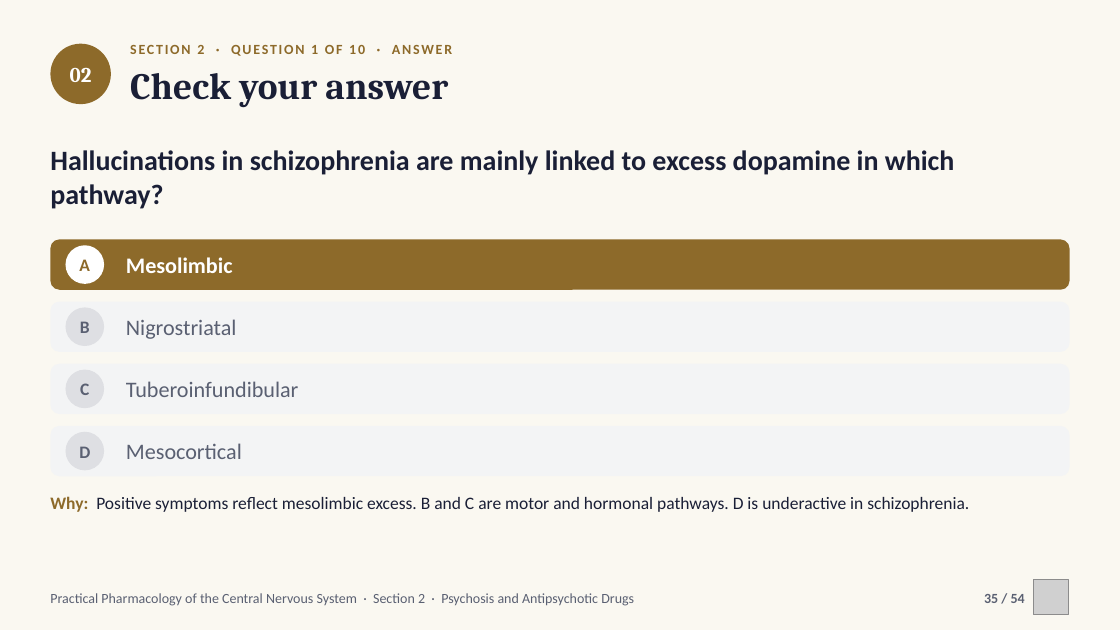
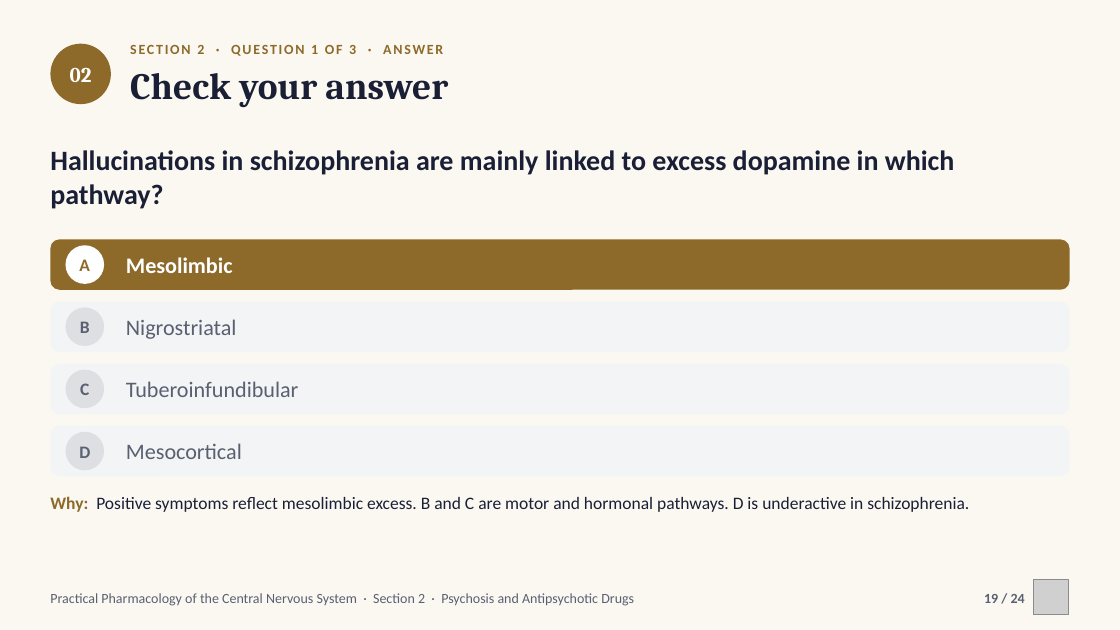
Before and after one commit to drrefaat18-ops/yasser, a slide deck: slide 19 of projects/cns-pharmacology-practical/slides/ch02-psychosis.pptx (slide 35 before the commit). Drawn at 1120x630 pixels with LibreOffice and Linux fonts; fonts in the diff are those of the drawing; grey boxes stand for pictures. Boxes give left, top, right and bottom in pixels: in the first picture for what was removed or moved away, otherwise in the second. Text is boxed around its words. In the diff, an @@ line names an element or a change of style, - is before the commit and + after.

```diff
--- a/projects/cns-pharmacology-practical/slides/ch02-psychosis.pptx
+++ b/projects/cns-pharmacology-practical/slides/ch02-psychosis.pptx
@@ text at box(130, 45, 443, 56): text changed @@
-SECTION 2 · QUESTION 1 OF 10 · ANSWER
+SECTION 2 · QUESTION 1 OF 3 · ANSWER
@@ text at box(984, 594, 1025, 603): text changed @@
-35 / 54
+19 / 24
```
Also in this commit, not shown: 22 other slides changed, 30 slides removed, 15 other files.
